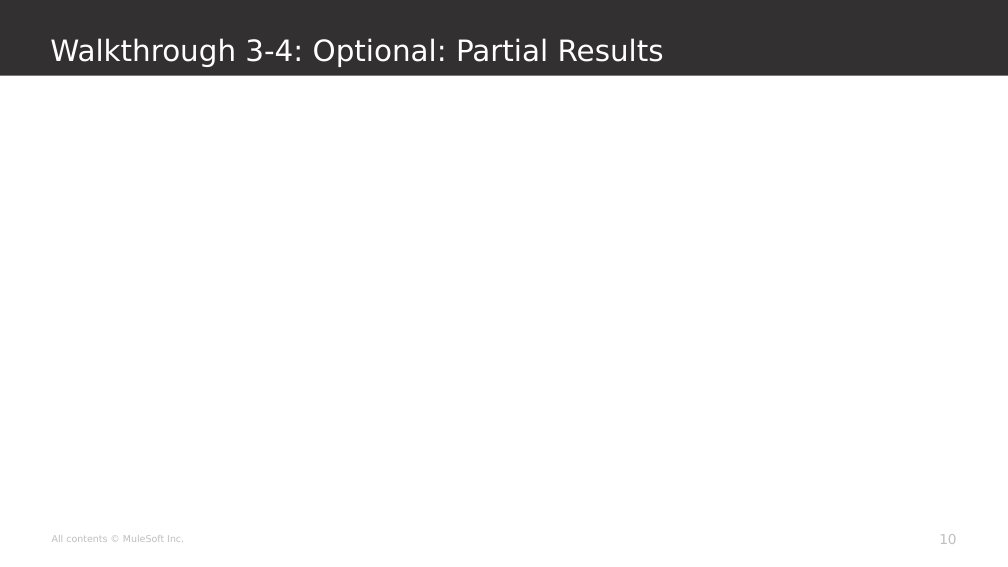
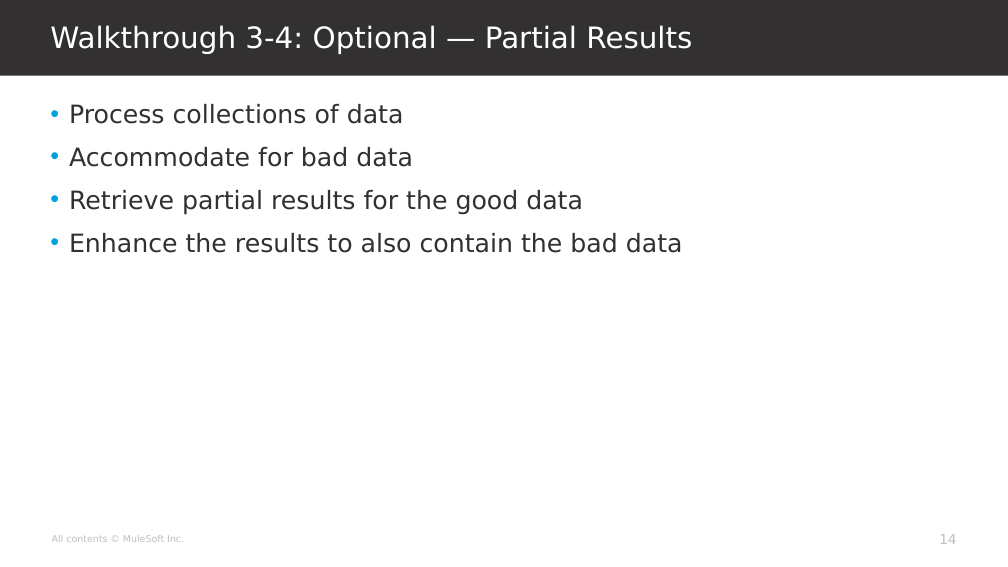
Before and after one commit to georgekwi/manual, a slide deck: slide 14 of slides/mod3.pptx (slide 10 before the commit). Drawn at 1008x567 pixels with LibreOffice and Linux fonts; fonts in the diff are those of the drawing; background and template pictures are left out. Boxes give left, top, right and bottom in pixels: in the first picture for what was removed or moved away, otherwise in the second. Text is boxed around its words. In the diff, an @@ line names an element or a change of style, - is before the commit and + after.

```diff
--- a/slides/mod3.pptx
+++ b/slides/mod3.pptx
@@ title at (50,25,692,54): text changed @@
-Walkthrough 3-4: Optional: Partial Results
+Walkthrough 3-4: Optional — Partial Results
@@ text added at (69,104,683,253), 24 pt, text #323031 @@
+• Process collections of data
+• Accommodate for bad data
+• Retrieve partial results for the good data
+• Enhance the results to also contain the bad data
@@ page number at (939,534,956,544): text changed @@
-10
+14
```
Also in this commit, not shown: 5 other slides changed, 5 slides added, 1 slide removed.
